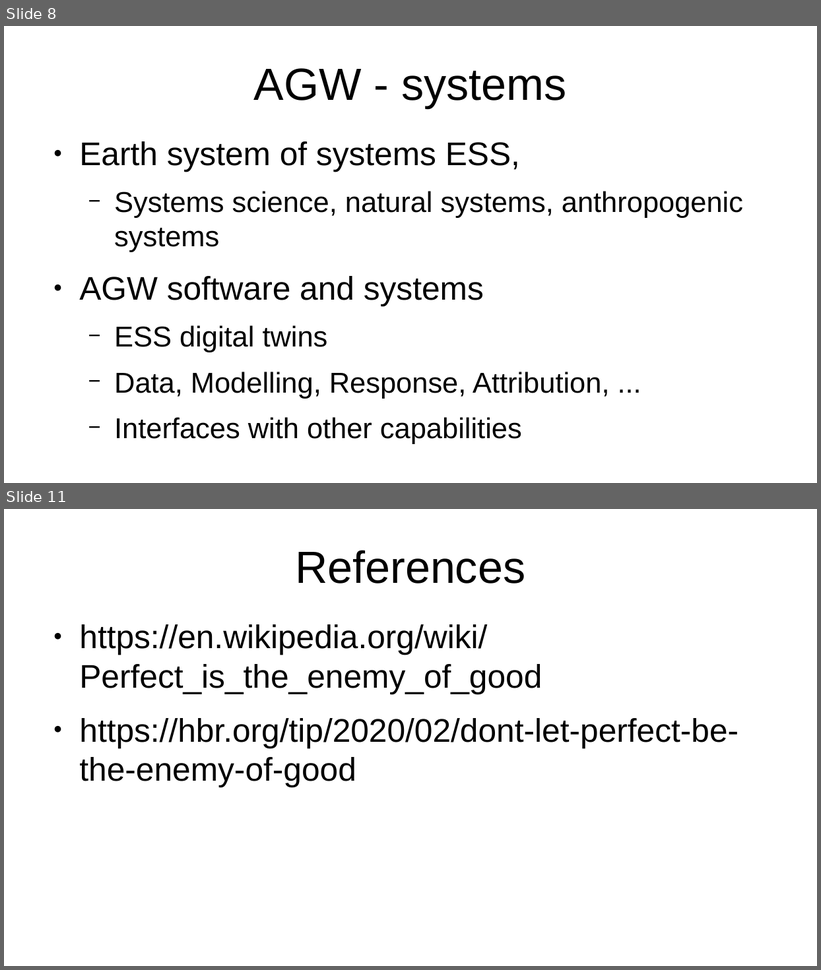
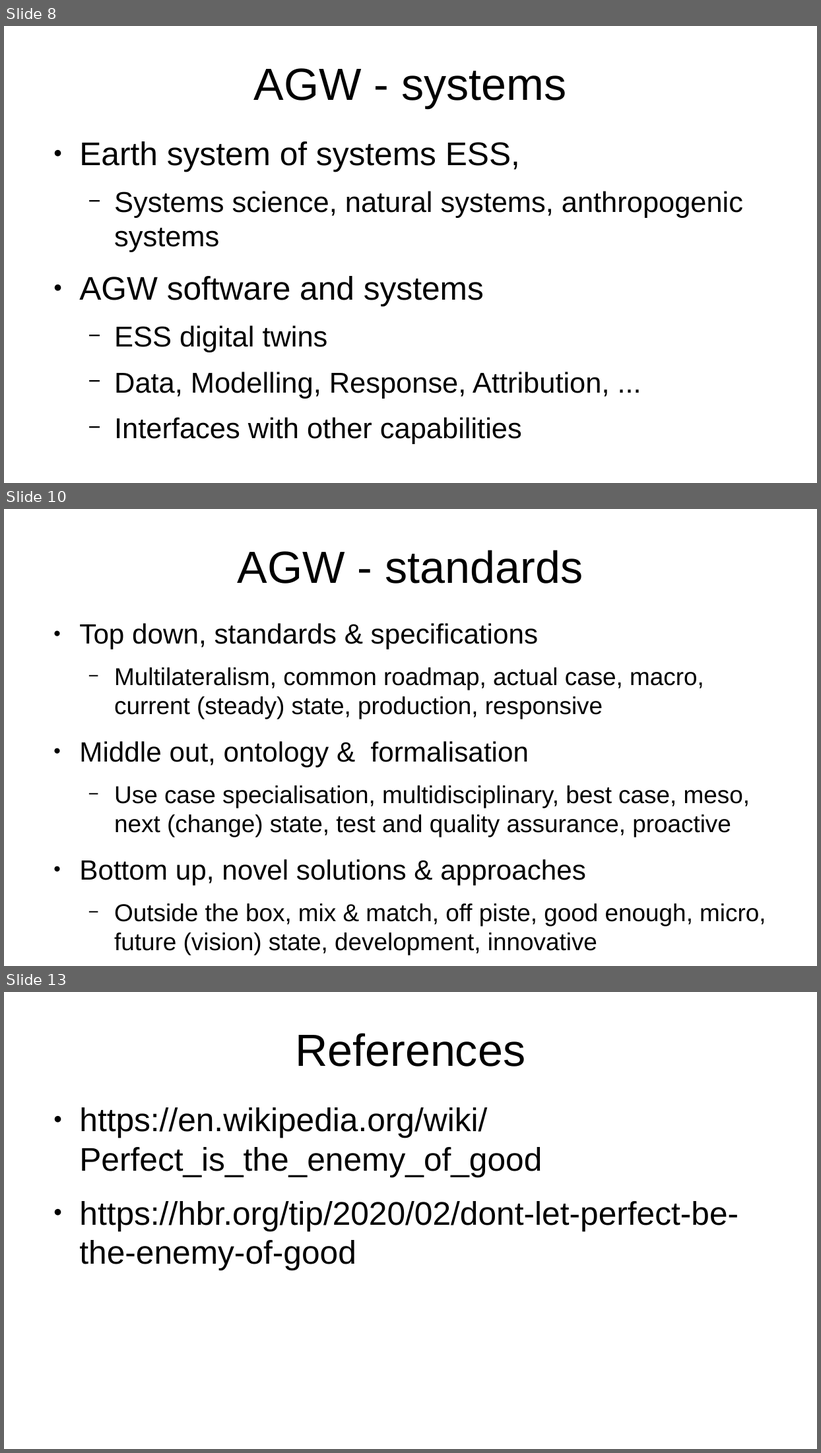
Before and after one commit to YorkEarwaker/Climate-Model, a slide deck: ppm/anthropogenic-global-warming-context.odp. Shown one above the other, each under a label of ours: slides 8 and 11 before the commit, slides 8, 10 and 13 after it; the slides between them are not shown. The pictures are 821x970 and 821x1453 pixels, drawn with LibreOffice and Linux fonts; fonts in the diff are those of the drawing. Boxes give left, top, right and bottom in pixels: in the first picture for what was removed or moved away, otherwise in the second. Text is boxed around its words. In the diff, an @@ line names an element or a change of style, - is before the commit and + after.

```diff
--- a/ppm/anthropogenic-global-warming-context.odp
+++ b/ppm/anthropogenic-global-warming-context.odp
@@ slide 10 added at bbox=[4, 509, 817, 966], background #FFFFFF @@
@@ title added at bbox=[238, 550, 583, 584], 44 pt, text #000000 @@
+AGW - standards
@@ text added at bbox=[79, 623, 766, 955], 23.8 pt, text #000000 @@
+● Top down, standards & specifications
+  − Multilateralism, common roadmap, actual case, macro, current (steady) state, production, responsive
+● Middle out, ontology & formalisation
+  − Use case specialisation, multidisciplinary, best case, meso, next (change) state, test and quality assurance, proactive
+● Bottom up, novel solutions & approaches
+  − Outside the box, mix & match, off piste, good enough, micro, future (vision) state, development, innovative
@@ what was slide 11 is now slide 13 @@
```
Also in this commit, not shown: 2 slides changed, 1 other slide added.
